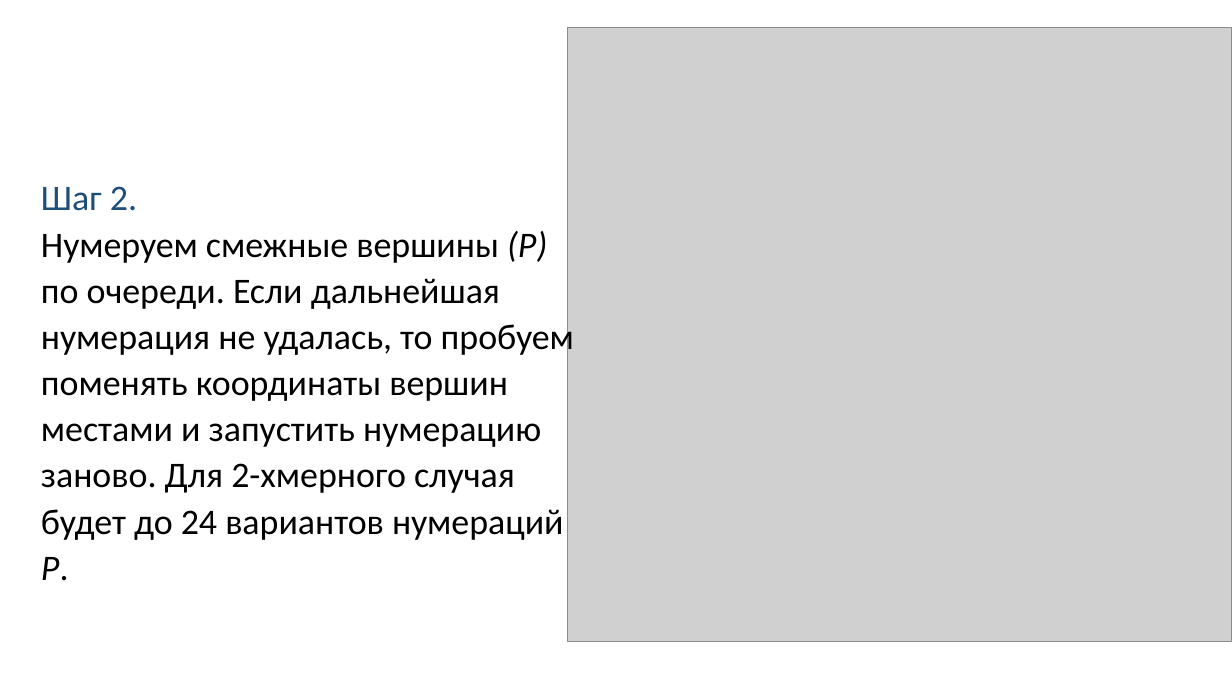
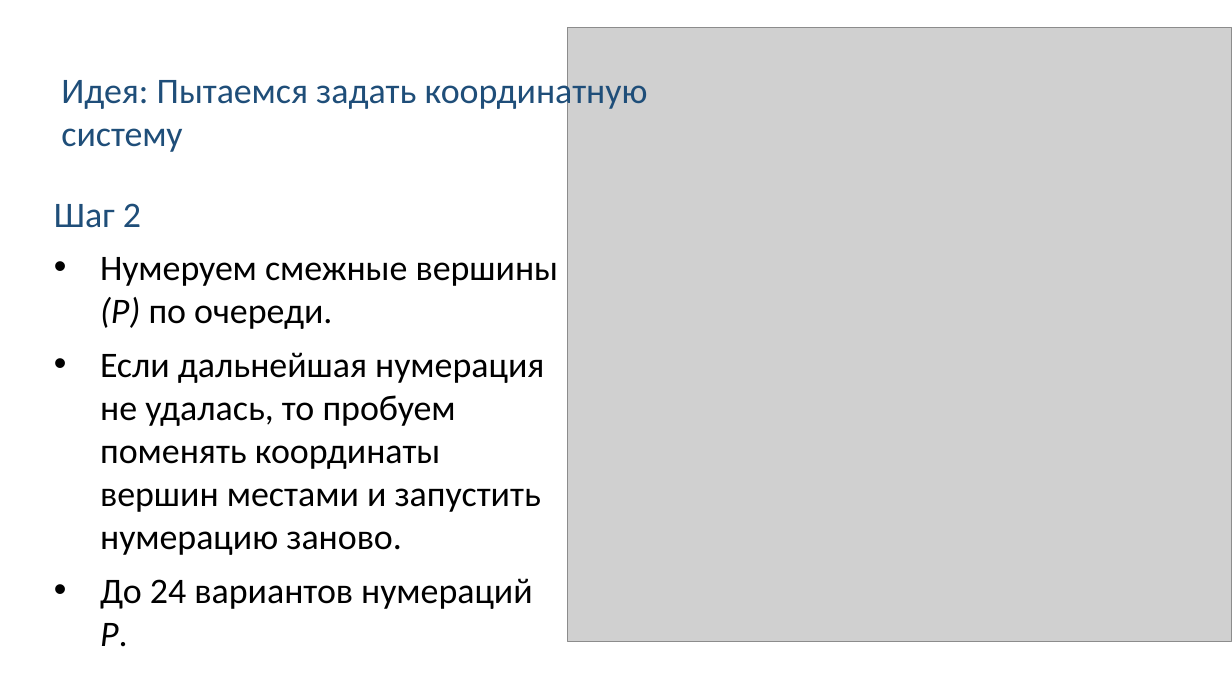
Before and after one commit to Linserous/NumericalGridGeneration, a slide deck: slide 21 of docs/Презентация v0.8.1.pptx. Drawn at 1232x693 pixels with LibreOffice and Linux fonts; fonts in the diff are those of the drawing; grey boxes stand for pictures. Boxes give left, top, right and bottom in pixels: in the first picture for what was removed or moved away, otherwise in the second. Text is boxed around its words. In the diff, an @@ line names an element or a change of style, - is before the commit and + after.

```diff
--- a/docs/Презентация v0.8.1.pptx
+++ b/docs/Презентация v0.8.1.pptx
@@ text added at box(61, 73, 648, 152), 28 pt, text #1F4E79 @@
+Идея: Пытаемся задать координатную
+систему
@@ text at box(54, 203, 559, 647): text changed @@
-Шаг 2.
-Нумеруем смежные вершины (P) по очереди. Если дальнейшая нумерация не удалась, то пробуем поменять координаты вершин местами и запустить нумерацию заново. Для 2-хмерного случая будет до 24 вариантов нумераций P.
+Шаг 2
+• Нумеруем смежные вершины (P) по очереди.
+• Если дальнейшая нумерация не удалась, то пробуем поменять координаты вершин местами и запустить нумерацию заново.
+• До 24 вариантов нумераций P.
```
Also in this commit, not shown: 10 other slides changed, 1 slide added.
